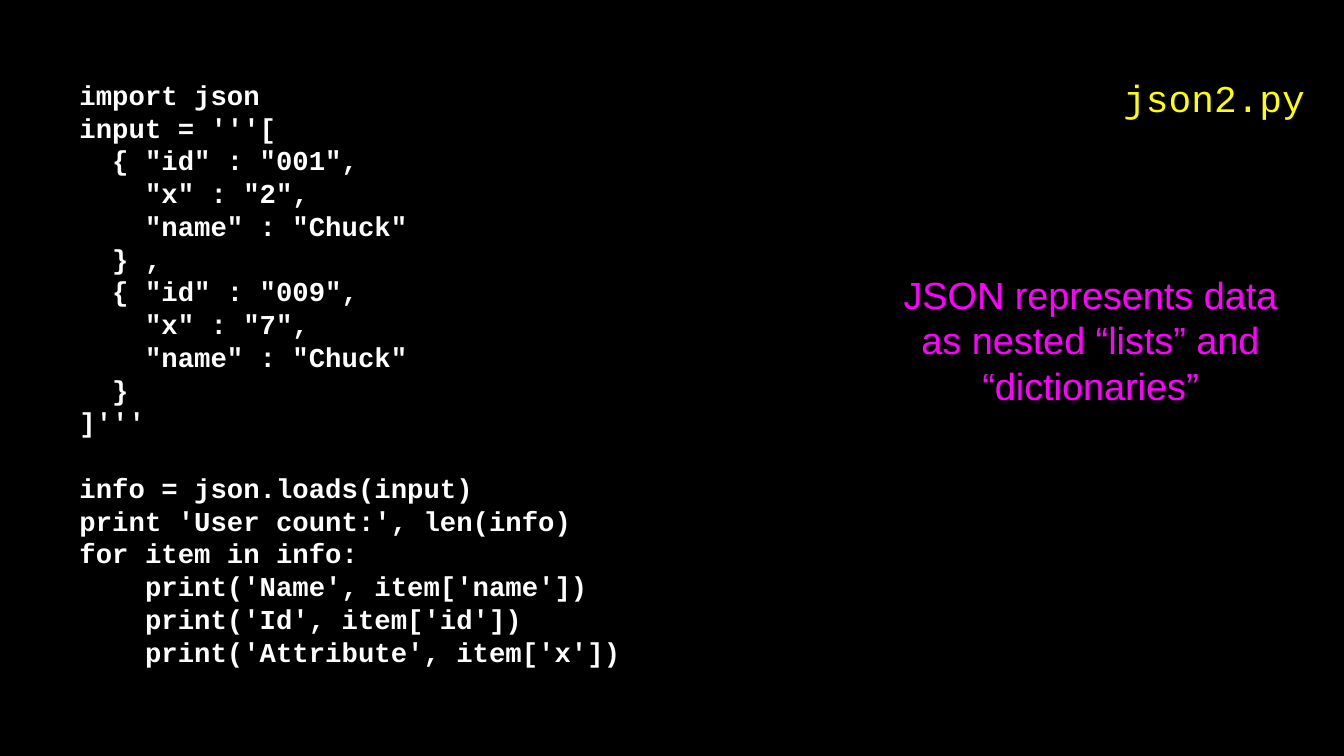
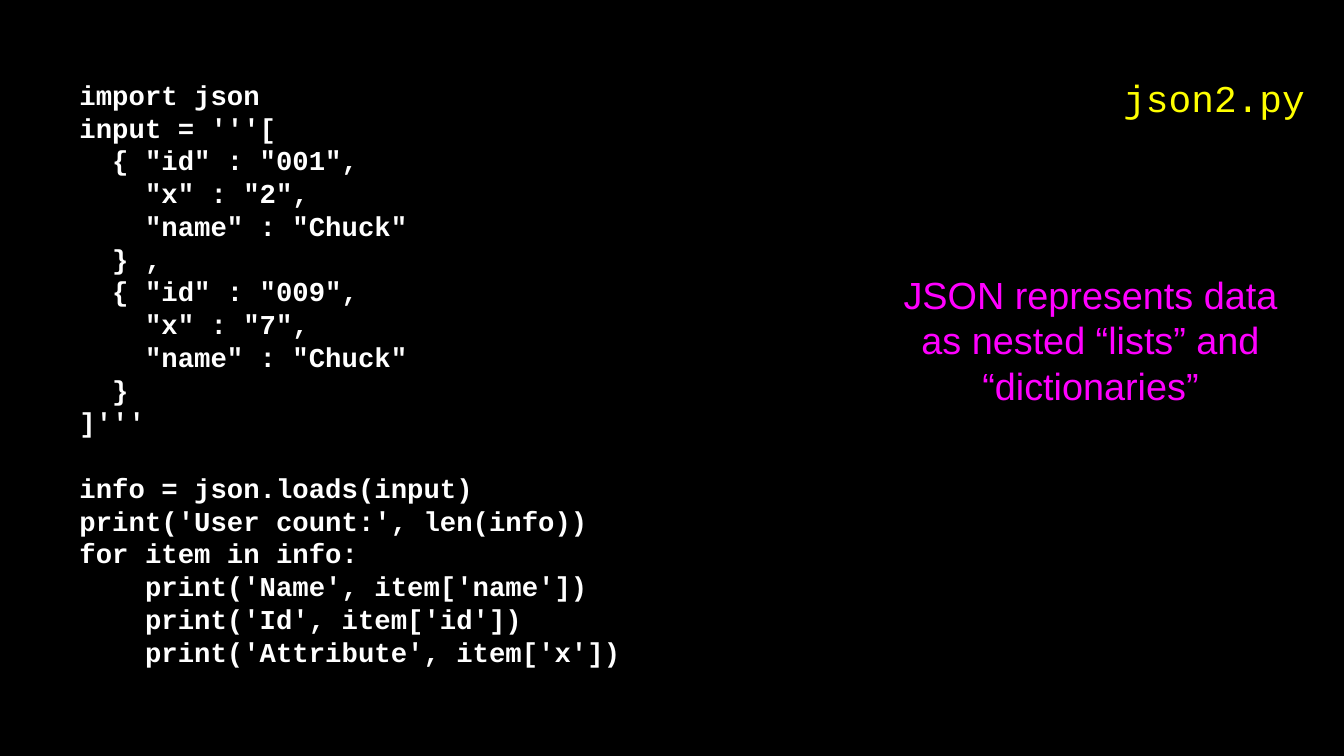
Before and after one commit to csev/py4e, a slide deck: slide 35 of lectures3/Pythonlearn-13-WebServices.pptx. Drawn at 1344x756 pixels with LibreOffice and Linux fonts; fonts in the diff are those of the drawing. Boxes give left, top, right and bottom in pixels: in the first picture for what was removed or moved away, otherwise in the second. Text is boxed around its words. In the diff, an @@ line names an element or a change of style, - is before the commit and + after.

Commit message:
Moar print

```diff
--- a/lectures3/Pythonlearn-13-WebServices.pptx
+++ b/lectures3/Pythonlearn-13-WebServices.pptx
@@ text at <box>79,511,588,537</box>: text changed @@
-print 'User count:', len(info)
+print('User count:', len(info))
```
